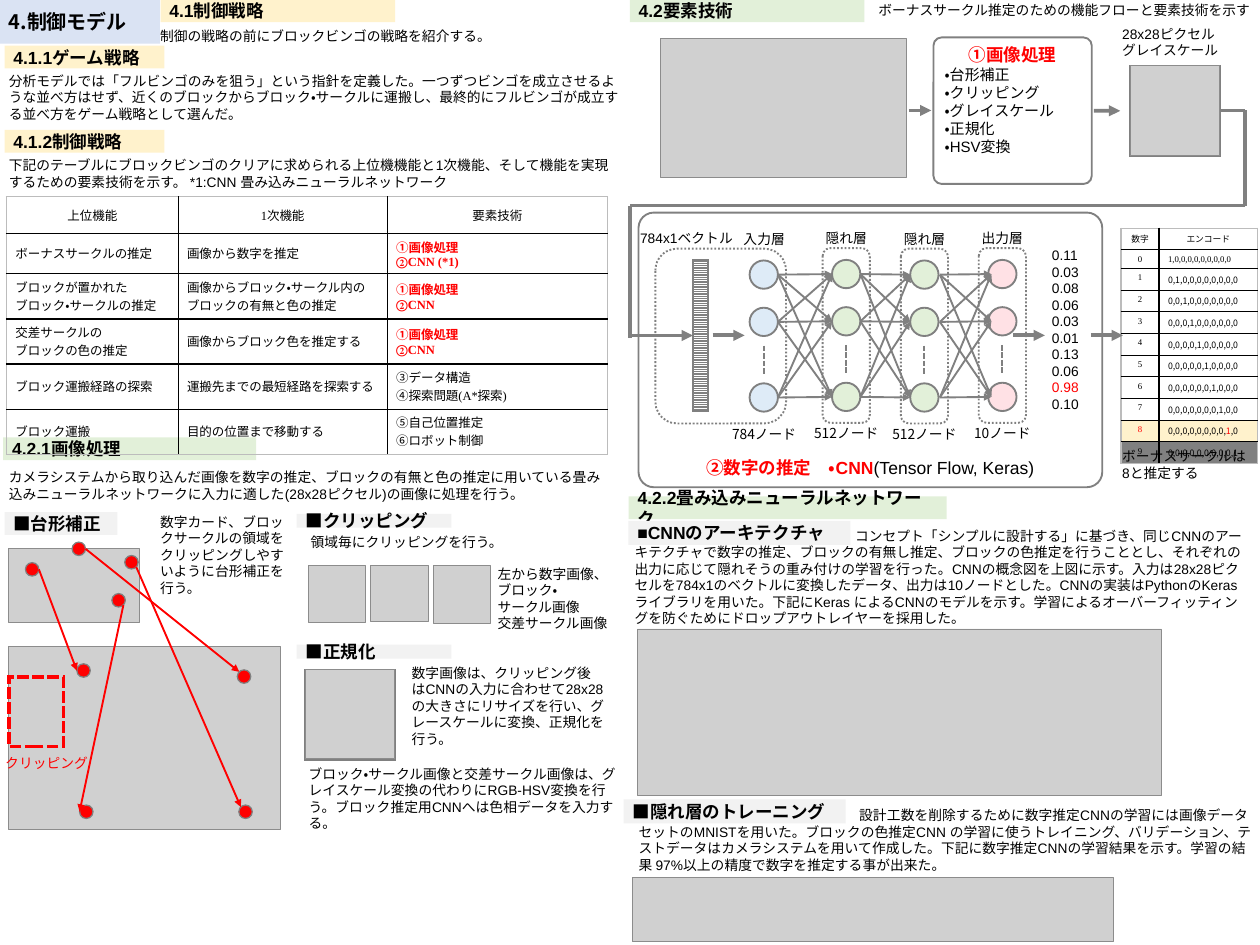
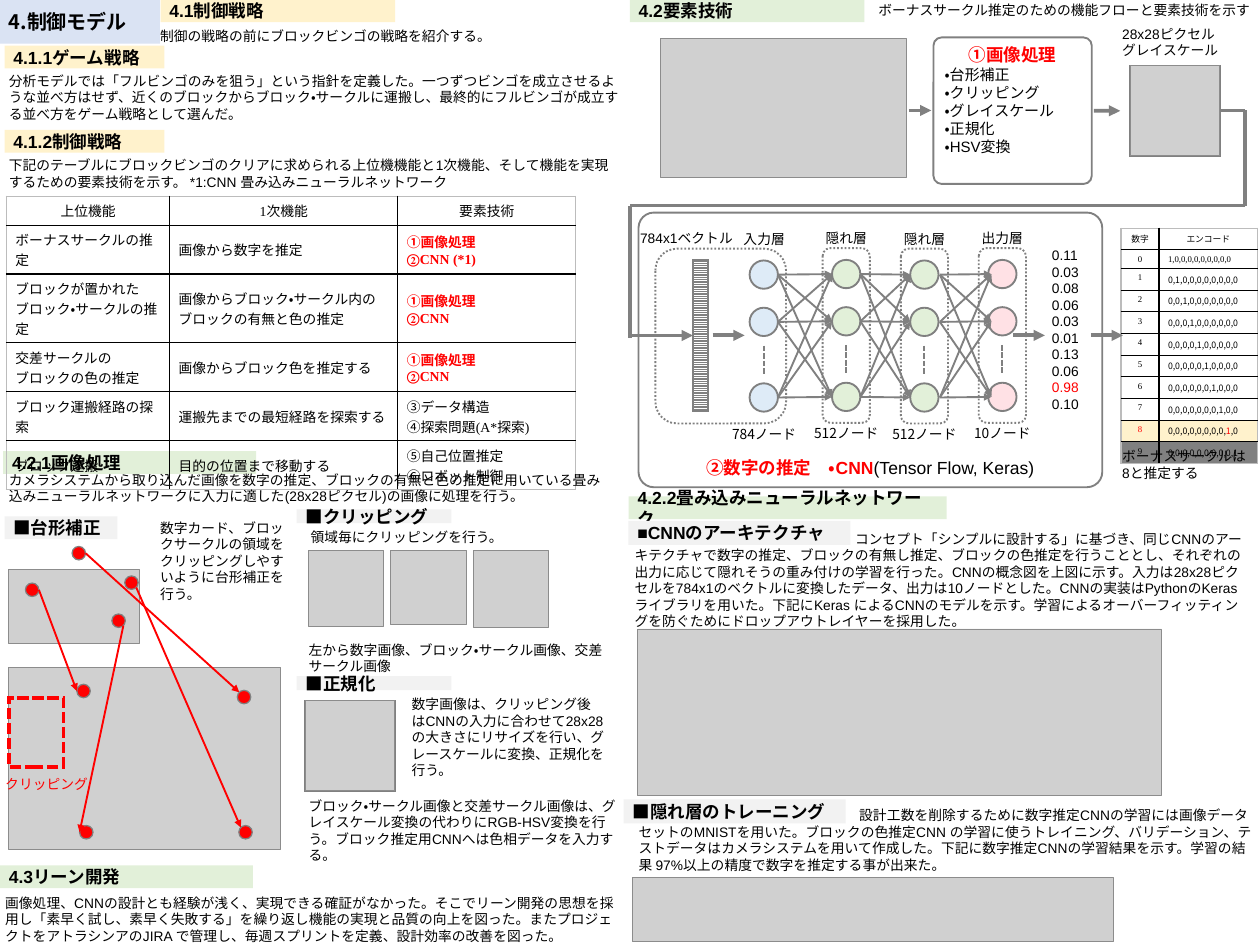
Before and after one commit to McRobo2019/ET_Robo_2019, a slide deck: slide 6 of Specification/hirojiren_model_file_advanced.pptx. Drawn at 1260x945 pixels with LibreOffice and Linux fonts; fonts in the diff are those of the drawing; grey boxes stand for pictures. Boxes give left, top, right and bottom in pixels: in the first picture for what was removed or moved away, otherwise in the second. Text is boxed around its words. In the diff, an @@ line names an element or a change of style, - is before the commit and + after.

Commit message:
モデルシートの一貫性を確認、修正

```diff
--- a/Specification/hirojiren_model_file_advanced.pptx
+++ b/Specification/hirojiren_model_file_advanced.pptx
@@ table at box(6, 196, 576, 489) @@
@@ size 10 to 11 pt @@
@@ table: place and size @@
-table at box(6, 196, 608, 450)
+table at box(6, 196, 576, 489)
@@ rectangle "4.2.1画像処理": place and size @@
-rectangle "4.2.1画像処理" at box(4, 437, 256, 460)
+rectangle "4.2.1画像処理" at box(4, 451, 256, 473)
@@ rectangle "■クリッピング": place and size @@
-rectangle "■クリッピング" at box(297, 514, 452, 527)
+rectangle "■クリッピング" at box(297, 509, 452, 523)
@@ text "領域毎にクリッピングを行う。": place and size @@
-text "領域毎にクリッピングを行う。" at box(311, 535, 503, 548)
+text "領域毎にクリッピングを行う。" at box(311, 530, 503, 543)
@@ 2 texts, 1 rectangle, 1 ellipse: place and size @@
-2 texts, 1 rectangle, 1 ellipse at box(4, 512, 1242, 624)
+2 texts, 1 rectangle, 1 ellipse at box(4, 517, 1242, 631)
@@ arrow moved from (86, 549) - (239, 672) to (86, 554) - (239, 692) @@
@@ picture: place and size @@
-picture at box(309, 565, 365, 623)
+picture at box(309, 550, 383, 626)
@@ picture: place and size @@
-picture at box(371, 565, 428, 622)
+picture at box(391, 550, 467, 625)
@@ picture: place and size @@
-picture at box(433, 565, 490, 624)
+picture at box(473, 550, 548, 627)
@@ 7 ellipses, 3 arrows, 2 pictures, 1 text, 1 rectangle: place and size @@
-7 ellipses, 3 arrows, 2 pictures, 1 text, 1 rectangle at box(5, 549, 281, 829)
+7 ellipses, 3 arrows, 2 pictures, 1 text, 1 rectangle at box(5, 570, 281, 850)
@@ text at box(309, 643, 603, 676): text changed @@
-左から数字画像、
-ブロック・
-サークル画像
-交差サークル画像
+左から数字画像、ブロック・サークル画像、交差サークル画像
@@ 2 texts, 2 rectangles, 1 picture: place and size @@
-2 texts, 2 rectangles, 1 picture at box(297, 644, 616, 829)
+2 texts, 2 rectangles, 1 picture at box(297, 676, 616, 861)
@@ rectangle added at box(0, 866, 253, 888), fill #E2F0D9, 14 pt, text #000000, bold @@
+4.3リーン開発
@@ text added at box(5, 896, 613, 942), 11 pt, text #000000 @@
+画像処理、CNNの設計とも経験が浅く、実現できる確証がなかった。そこでリーン開発の思想を採用し「素早く試し、素早く失敗する」を繰り返し機能の実現と品質の向上を図った。またプロジェクトをアトラシンアのJIRA で管理し、毎週スプリントを定義、設計効率の改善を図った。
```
Also in this commit, not shown: 5 other slides changed.
